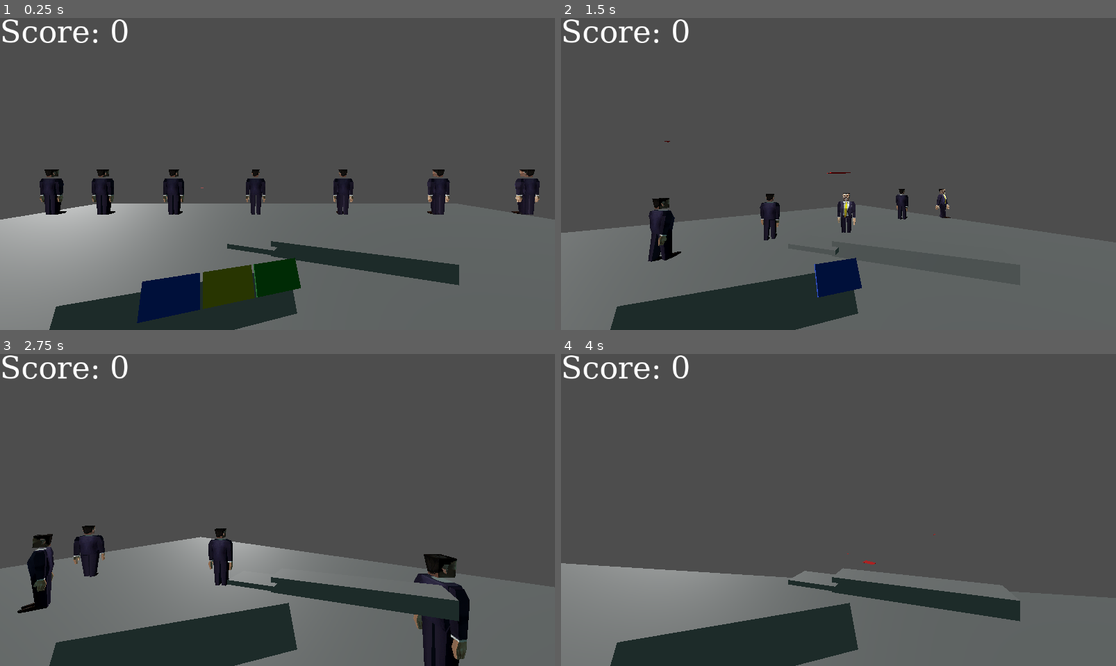
Above: before the commit, frames 1-4 (two rows, left to right).
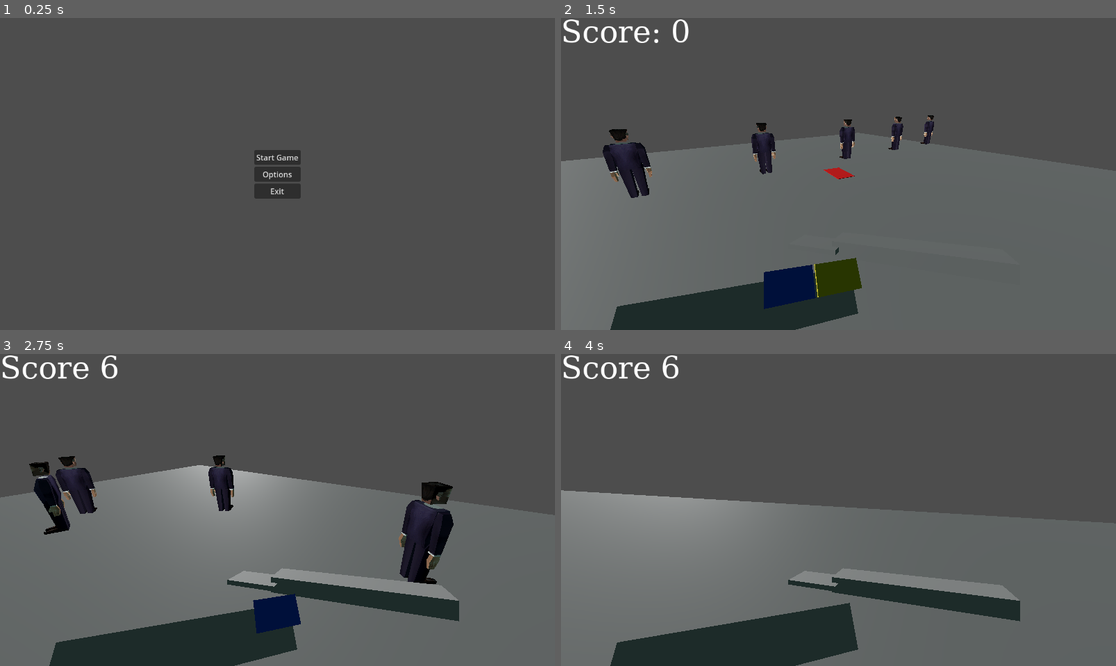
Above: after the commit, the same moments.

Repository: BlackBrad/network-ninja
Game: Godot game, scene res://scenes/main_menu.tscn
Same seed, same stepped clock (60 frames per second), same inputs: the game is played once before the commit and once after it. Before the commit the project starts from res://scenes/test_level.tscn.
Inputs (mouse positions are in pixels of both pictures, inside the frame that each line leads up to):
- Up to frame 1 (0.25 s): no input
- Up to frame 2 (1.5 s): click (838, 158) at 0.5 s, where only the run after the commit has a clickable "Start Game"; tap Enter (ui_accept) at 1.25 s; move the mouse to (866, 174) at 1.27 s; hold W (move_forward) from 1.28 s (still down); click (866, 174) at 1.35 s
- Up to frame 3 (2.75 s): keep holding W (move_forward); tap Enter (ui_accept) at 1.52, 2.27 s; move the mouse to (249, 510) at 2.02 s; click (249, 510) at 2.1 s
- Up to frame 4 (4 s): keep holding W (move_forward); move the mouse to (849, 503) at 2.77 s; click (849, 503) at 2.85 s; move the mouse to (832, 516) at 3.52 s; click (832, 516) at 3.6 s; tap Enter (ui_accept) at 3.77 s

The runs differ from the first frame. In frame 1, 30% of the frame differs, in the area x 0-100%, y 0-100%; in frame 2, 14%; in frame 3, 28%; in frame 4, 15%.

Commit message:
Test out html5 export

Diff:
--- a/project.godot
+++ b/project.godot
@@ -11,7 +11,7 @@
 [application]
 
 config/name="Network-ninja"
-run/main_scene="res://scenes/test_level.tscn"
+run/main_scene="res://scenes/main_menu.tscn"
 config/features=PackedStringArray("4.1", "GL Compatibility")
 config/icon="res://icon.svg"
 
@@ -65,6 +65,11 @@
 "events": [Object(InputEventKey,"resource_local_to_scene":false,"resource_name":"","device":-1,"window_id":0,"alt_press …(182 unchanged characters)…
 ]
 }
+debug_random_voice={
+"deadzone": 0.5,
+"events": [Object(InputEventKey,"resource_local_to_scene":false,"resource_name":"","device":-1,"window_id":0,"alt_pressed":false,"shift_pressed":false,"ctrl_pressed":false,"meta_pressed":false,"pressed":false,"keycode":0,"physical_keycode":4194333,"key_label":0,"unicode":0,"echo":false,"script":null)
+]
+}
 
 [rendering]
 
--- a/scripts/Audio.gd
+++ b/scripts/Audio.gd
@@ -44,5 +44,5 @@
 		StreamPlayer.play()
 
 func _process(delta):
-	if Input.is_action_just_pressed("fire"):
+	if Input.is_action_just_pressed("debug_random_voice"):
 		play_random_voice()
Not shown, added: export_presets.cfg
Not shown, changed: .gitignore
Not shown, added: serve.py
